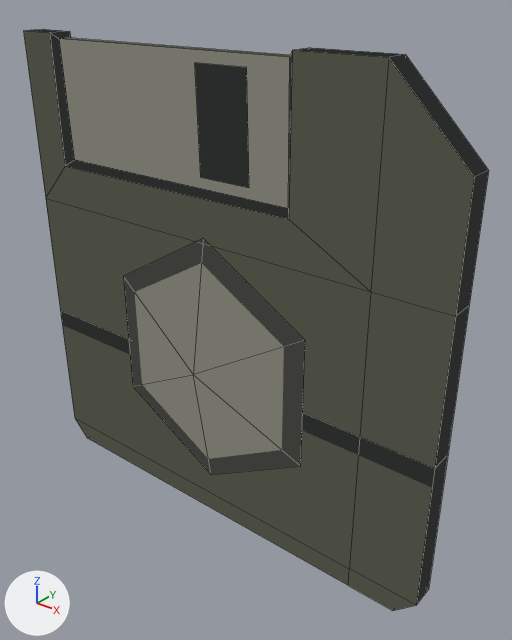
A saved change to the Blender file assets/models.blend.
Camera for both pictures: a 50 mm lens placed at (0.353, -0.391, 0.198), pointed at (0.031, 0.012, -0.051). Every picture has the same lights, and +X, +Y and +Z are marked at lower left. Mesh edges are drawn as thin lines.

In view in the first picture: 'Floppy Disk'.
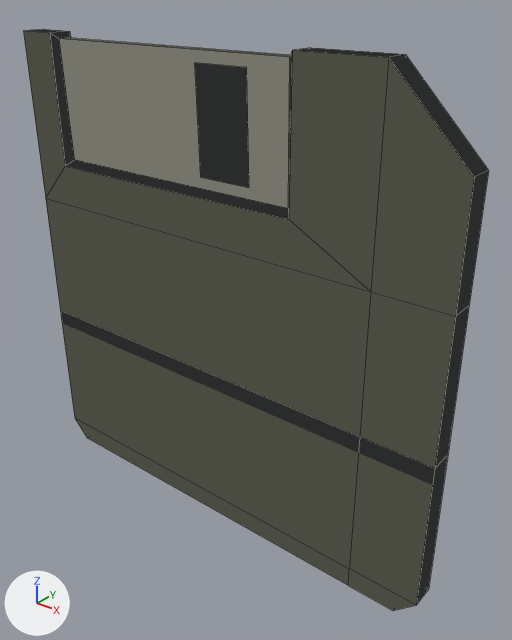
Where the change shows, as pixel boxes (x1, y1, x2, y2) in the pictures (512 x 640 px):
'Floppy Disk', reshaped: (24, 29, 489, 611) in both
part 1 of me_plane_037, deleted: before (123, 239, 305, 475)

The change in detail:
me_plane_037 has 61 vertices, 52 faces and spans x -0.0554..0.0446, y -0.0554..0.0446, z -0.0025..0.007.
me_plane_037 is used by ob_plane_050; location (0.0, 0.0, 0.0).
me_plane_037 part 1: the loose piece of 7 vertices spanning x -0.0304..0.0177, y -0.0455..0.0101, z 0.0027..0.007 is deleted.
